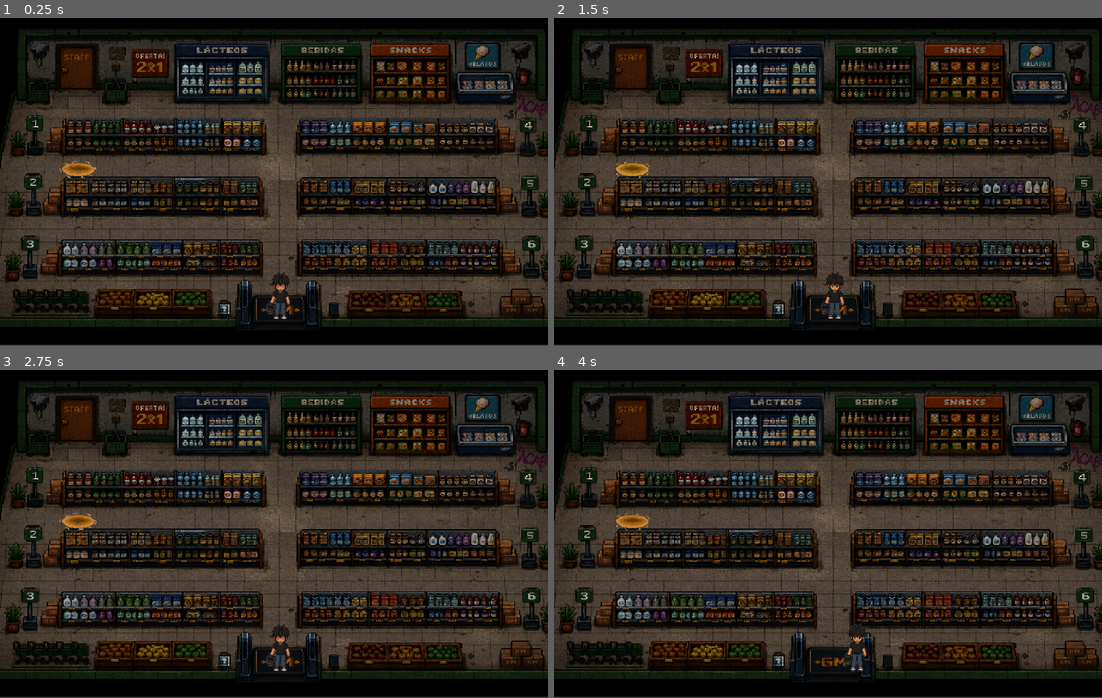
Above: before the commit, frames 1-4 (two rows, left to right).
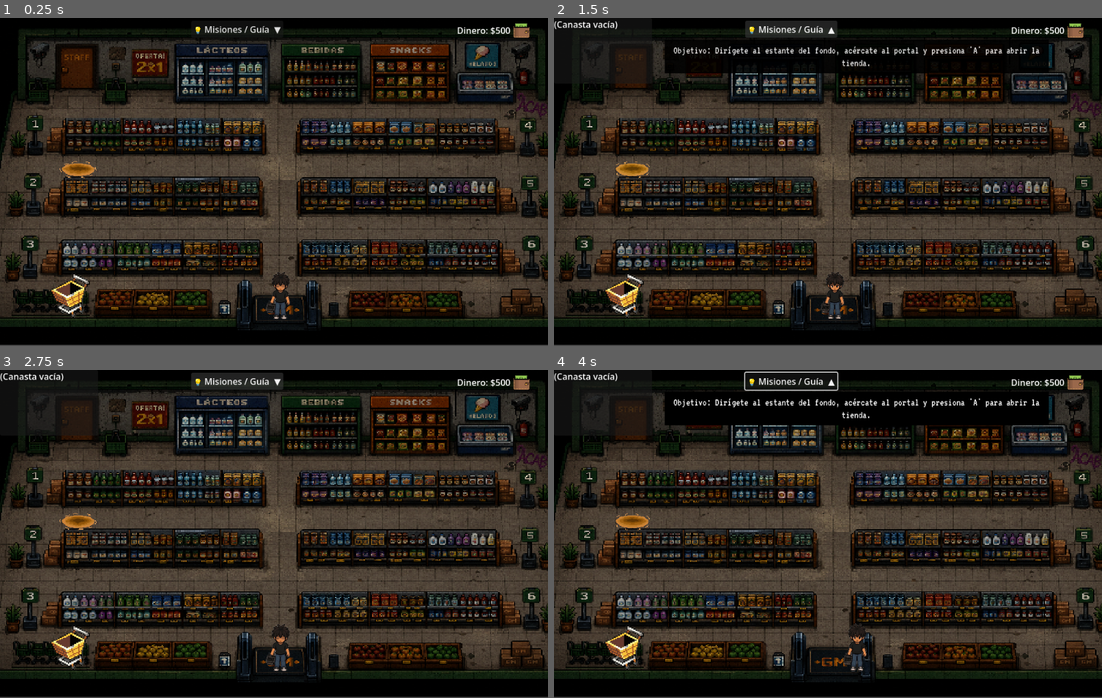
Above: after the commit, the same moments.

Repository: Aldair-Canul/Facultad-de-Ingenieria---Fora-de-Lugar
Game: Godot game, scene res://Scenes/Escena_mercado/mercado.tscn
The game is run twice, just before and just after one commit, with the same random seed, the same clock (stepped at 60 frames per second) and the same inputs. This scene is started directly instead of the project's main scene.
Inputs (mouse positions are in pixels of both pictures, inside the frame that each line leads up to):
- Up to frame 1 (0.25 s): no input
- Up to frame 2 (1.5 s): click (625, 293) at 0.52 s; click (789, 27) at 1.25 s, where only the run after the commit has a clickable "💡 Misiones / Guía ▼"
- Up to frame 3 (2.75 s): click (235, 379) at 2 s, where only the run after the commit has a clickable "💡 Misiones / Guía ▲"
- Up to frame 4 (4 s): tap Enter at 2.75 s; move the mouse to (948, 517) at 2.77 s; hold Right (ui_right) 2.78-3.5 s; tap A (Interactuar) at 2.85, 3.5 s; click (948, 517) at 2.92 s; drag from (718, 550) to (800, 599) at 3.52 s

The runs differ from the first frame. In frame 1, 0.9% of the frame differs, in the area x 9-97%, y 1-92%; in frame 2, 6.8%, in the area x 0-97%, y 0-92%; in frame 3, 1.8%; in frame 4, 6.6%.

Commit message:
:white_check_mark: feat: Escena del super mejorada

Diff:
--- a/Proyecto-Infomatrix/Godot-Engine/Datosjugador.gd
+++ b/Proyecto-Infomatrix/Godot-Engine/Datosjugador.gd
@@ -29,3 +29,14 @@
 	else:
 		print("¡Dinero insuficiente para comprar ", nombre, "!")
 		return false
+#funcion para el reembolso
+func eliminar_producto(indice: int) -> void:
+	if indice >= 0 and indice < canasta.size():
+		var producto = canasta[indice]
+		dinero += producto["precio"] # Devuelve el dinero
+		canasta.remove_at(indice)    # Lo saca de la lista
+
+		# Avisa a la interfaz para que se redibuje
+		inventario_actualizado.emit()
+		dinero_cambiado.emit(dinero)
+		print("Eliminado: ", producto["nombre"], " | Reembolsado: $", producto["precio"])
--- /dev/null
+++ b/Proyecto-Infomatrix/Godot-Engine/Scenes/Escena_mercado/hud.gd
@@ -0,0 +1,55 @@
+extends CanvasLayer
+
+@onready var label_dinero: Label = $ContenedorDinero/LabelDinero
+@onready var boton_canasta: TextureButton = $Canasta/BotonCanasta # Cambia a Button si usas un Button normal
+@onready var panel_desplegable: PanelContainer = $Canasta/PanelDesplegable
+@onready var lista_productos: VBoxContainer = $Canasta/PanelDesplegable/ScrollCanasta/ListaProductos
+
+func _ready() -> void:
+	# Conectamos el botón para abrir/cerrar la canasta
+	boton_canasta.pressed.connect(_on_boton_canasta_pressed)
+
+	# Conectamos señales globales
+	DatosJugador.dinero_cambiado.connect(actualizar_dinero)
+	DatosJugador.inventario_actualizado.connect(actualizar_canasta)
+
+	# Cargamos datos
+	actualizar_dinero(DatosJugador.dinero)
+	actualizar_canasta()
+
+func _on_boton_canasta_pressed() -> void:
+	panel_desplegable.visible = not panel_desplegable.visible
+
+func actualizar_dinero(monto: int) -> void:
+	label_dinero.text = "Dinero: $" + str(monto)
+
+# --- CANASTA SOLO LECTURA EN MERCADO ---
+func actualizar_canasta() -> void:
+	for hijo in lista_productos.get_children():
+		hijo.queue_free()
+
+	if DatosJugador.canasta.size() == 0:
+		var label_vacio = Label.new()
+		label_vacio.text = "(Canasta vacía)"
+		lista_productos.add_child(label_vacio)
+	else:
+		for item in DatosJugador.canasta:
+			var fila = HBoxContainer.new()
+
+			# Miniatura del producto
+			var img_mini = TextureRect.new()
+			if item["imagen"] != "" and ResourceLoader.exists(item["imagen"]):
+				img_mini.texture = load(item["imagen"])
+			img_mini.expand_mode = TextureRect.EXPAND_IGNORE_SIZE
+			img_mini.stretch_mode = TextureRect.STRETCH_KEEP_ASPECT_CENTERED
+			img_mini.custom_minimum_size = Vector2(24, 24)
+
+			# Nombre y Precio
+			var label = Label.new()
+			label.text = item["nombre"] + " ($" + str(item["precio"]) + ")"
+
+			fila.add_child(img_mini)
+			fila.add_child(label)
+
+			# Se agrega a la lista sin botón de borrar
+			lista_productos.add_child(fila)
--- a/Proyecto-Infomatrix/Godot-Engine/Scenes/Escena_mercado/mercado.tscn
+++ b/Proyecto-Infomatrix/Godot-Engine/Scenes/Escena_mercado/mercado.tscn
@@ -20,6 +20,11 @@
 [ext_resource type="Texture2D" uid="uid://cxqhu6a3eytmw" path="res://Scenes/Escena_mercado/estantes separados/estante der 1.png" id="17_q4f38"]
 [ext_resource type="Script" uid="uid://cnnlq4hhc8aet" path="res://Scenes/Escena_mercado/portalproductos.gd" id="19_q4f38"]
 [ext_resource type="Texture2D" uid="uid://bbw0ttr0eb0k8" path="res://Scenes/Escena_mercado/portal/PORTAL ORANGE-Sheet.png" id="20_vvdo1"]
+[ext_resource type="Script" uid="uid://d2ly4446061ju" path="res://Scenes/Escena_mercado/hud.gd" id="21_bfjkj"]
+[ext_resource type="Texture2D" uid="uid://cibqmnjlv17ys" path="res://Scenes/Escena_mercado/estantes separados/billetera.png" id="22_ncc65"]
+[ext_resource type="Texture2D" uid="uid://bw14hjti0e2hy" path="res://Scenes/Escena_mercado/estantes separados/canasta.png" id="23_mdqnm"]
+[ext_resource type="Script" uid="uid://g6a5tcgqxyob" path="res://Scenes/Escena_mercado/panel_guia.gd" id="24_yp0uw"]
+[ext_resource type="FontFile" uid="uid://ccihyy6esa7v3" path="res://Scenes/Escena_mercado/estantes separados/VT323-Regular.ttf" id="25_pblot"]
 
 [sub_resource type="SegmentShape2D" id="SegmentShape2D_r3aqs"]
 a = Vector2(94, 150)
@@ -362,6 +367,9 @@
 "name": &"portal",
 "speed": 10.0
 }]
+
+[sub_resource type="StyleBoxFlat" id="StyleBoxFlat_1k6la"]
+bg_color = Color(0, 0, 0, 1)
 
 [node name="Mercado" type="Node2D" unique_id=1691399105]
 
@@ -625,4 +633,83 @@
 autoplay = "portal"
 frame_progress = 0.11200671
 
-[node name="CanvasLayer2" type="CanvasLayer" parent="." unique_id=1871665865]
+[node name="HUD" type="CanvasLayer" parent="." unique_id=1871665865]
+script = ExtResource("21_bfjkj")
+
+[node name="ContenedorDinero" type="HBoxContainer" parent="HUD" unique_id=624124639]
+offset_left = 834.0
+offset_top = 3.0
+offset_right = 964.0
+offset_bottom = 43.0
+
+[node name="LabelDinero" type="Label" parent="HUD/ContenedorDinero" unique_id=1898544937]
+layout_mode = 2
+text = "Dinero:$500"
+
+[node name="IconoBilletera" type="TextureRect" parent="HUD/ContenedorDinero" unique_id=301757411]
+custom_minimum_size = Vector2(32, 32)
+layout_mode = 2
+texture = ExtResource("22_ncc65")
+expand_mode = 1
+stretch_mode = 5
+
+[node name="Canasta" type="Control" parent="HUD" unique_id=543975489]
+layout_mode = 3
+anchors_preset = 0
+offset_right = 40.0
+offset_bottom = 40.0
+
+[node name="BotonCanasta" type="TextureButton" parent="HUD/Canasta" unique_id=664540687]
+custom_minimum_size = Vector2(32, 32)
+layout_mode = 0
+offset_left = 76.0
+offset_top = 453.0
+offset_right = 185.0
+offset_bottom = 552.0
+texture_normal = ExtResource("23_mdqnm")
+ignore_texture_size = true
+stretch_mode = 5
+
+[node name="PanelDesplegable" type="PanelContainer" parent="HUD/Canasta" unique_id=1039429860]
+visible = false
+layout_mode = 0
+offset_right = 179.0
+offset_bottom = 120.0
+
+[node name="ScrollCanasta" type="ScrollContainer" parent="HUD/Canasta/PanelDesplegable" unique_id=1414113438]
+custom_minimum_size = Vector2(179, 120)
+layout_mode = 2
+
+[node name="ListaProductos" type="VBoxContainer" parent="HUD/Canasta/PanelDesplegable/ScrollCanasta" unique_id=1923506106]
+layout_mode = 2
+
+[node name="PanelGuia" type="VBoxContainer" parent="HUD" unique_id=927296922 node_paths=PackedStringArray("boton_desplegar", "contenido_guia")]
+offset_left = 349.0
+offset_top = 5.0
+offset_right = 389.0
+offset_bottom = 45.0
+script = ExtResource("24_yp0uw")
+boton_desplegar = NodePath("BotonDesplegar")
+contenido_guia = NodePath("BotonDesplegar/ContenidoGuia")
+
+[node name="BotonDesplegar" type="Button" parent="HUD/PanelGuia" unique_id=281313594]
+layout_mode = 2
+
+[node name="ContenidoGuia" type="PanelContainer" parent="HUD/PanelGuia/BotonDesplegar" unique_id=1534932875]
+visible = false
+clip_children = 2
+layout_mode = 0
+offset_left = -147.0
+offset_top = 35.0
+offset_right = 554.0
+offset_bottom = 96.0
+theme_override_styles/panel = SubResource("StyleBoxFlat_1k6la")
+
+[node name="LabelTexto" type="Label" parent="HUD/PanelGuia/BotonDesplegar/ContenidoGuia" unique_id=989045252]
+custom_minimum_size = Vector2(200, 0)
+layout_mode = 2
+theme_override_fonts/font = ExtResource("25_pblot")
+theme_override_font_sizes/font_size = 19
+text = "Objetivo: Dirígete al estante del fondo, acércate al portal y presiona 'A' para abrir la tienda."
+horizontal_alignment = 1
+autowrap_mode = 3
--- /dev/null
+++ b/Proyecto-Infomatrix/Godot-Engine/Scenes/Escena_mercado/panel_guia.gd
@@ -0,0 +1,36 @@
+extends VBoxContainer
+
+@export var boton_desplegar: Button
+@export var contenido_guia: Control
+
+var esta_abierto: bool = false
+var tween: Tween
+
+func _ready() -> void:
+	if boton_desplegar:
+		boton_desplegar.pressed.connect(_alternar_guia)
+		boton_desplegar.text = "💡 Misiones / Guía  ▼"
+
+	if contenido_guia:
+		contenido_guia.visible = false
+		contenido_guia.modulate.a = 0.0
+
+func _alternar_guia() -> void:
+	if not contenido_guia or not boton_desplegar:
+		return
+
+	esta_abierto = not esta_abierto
+
+	if tween and tween.is_running():
+		tween.kill()
+
+	tween = create_tween().set_parallel(true).set_trans(Tween.TRANS_CUBIC).set_ease(Tween.EASE_OUT)
+
+	if esta_abierto:
+		contenido_guia.visible = true
+		boton_desplegar.text = "💡 Misiones / Guía  ▲"
+		tween.tween_property(contenido_guia, "modulate:a", 1.0, 0.3)
+	else:
+		boton_desplegar.text = "💡 Misiones / Guía  ▼"
+		tween.tween_property(contenido_guia, "modulate:a", 0.0, 0.2)
+		tween.chain().tween_callback(func(): contenido_guia.visible = false)
--- a/Proyecto-Infomatrix/Godot-Engine/Scenes/Escena_mercado/super compra.tscn
+++ b/Proyecto-Infomatrix/Godot-Engine/Scenes/Escena_mercado/super compra.tscn
@@ -5,6 +5,7 @@
 [ext_resource type="Texture2D" uid="uid://uixoxpr1dl0t" path="res://Scenes/escena super/background pasillo super .png" id="3_sm788"]
 [ext_resource type="Script" uid="uid://ddkbmrsrr5qqr" path="res://Scenes/Escena_mercado/ui_tienda.gd" id="4_sm788"]
 [ext_resource type="Texture2D" uid="uid://bw14hjti0e2hy" path="res://Scenes/Escena_mercado/estantes separados/canasta.png" id="5_yika6"]
+[ext_resource type="Texture2D" uid="uid://cibqmnjlv17ys" path="res://Scenes/Escena_mercado/estantes separados/billetera.png" id="6_sdaft"]
 [ext_resource type="AudioStream" uid="uid://cr81osuggbh0a" path="res://sounds/musica compras en estantes.mp3" id="6_yika6"]
 
 [sub_resource type="AtlasTexture" id="AtlasTexture_wkvba"]
@@ -93,13 +94,6 @@
 [node name="UI Tienda" type="CanvasLayer" parent="." unique_id=1769688611]
 script = ExtResource("4_sm788")
 
-[node name="Labeldinero" type="Label" parent="UI Tienda" unique_id=1577288070]
-offset_left = 873.0
-offset_top = 21.0
-offset_right = 971.0
-offset_bottom = 44.0
-text = "Dinero: $500"
-
 [node name="canasta" type="Control" parent="UI Tienda" unique_id=290602436]
 layout_mode = 3
 anchors_preset = 0
@@ -154,6 +148,23 @@
 offset_bottom = 570.0
 text = "Boton regresar a los estantes."
 
+[node name="ContenedorDinero" type="HBoxContainer" parent="UI Tienda" unique_id=1321547245]
+offset_left = 819.0
+offset_top = 6.0
+offset_right = 956.0
+offset_bottom = 46.0
+
+[node name="IconoBilletera" type="TextureRect" parent="UI Tienda/ContenedorDinero" unique_id=912206831]
+custom_minimum_size = Vector2(35, 35)
+layout_mode = 2
+texture = ExtResource("6_sdaft")
+expand_mode = 1
+stretch_mode = 5
+
+[node name="Labeldinero" type="Label" parent="UI Tienda/ContenedorDinero" unique_id=1577288070]
+layout_mode = 2
+text = "Dinero: $500"
+
 [node name="AudioStreamPlayer2D" type="AudioStreamPlayer2D" parent="." unique_id=206712554]
 stream = ExtResource("6_yika6")
 autoplay = true
--- a/Proyecto-Infomatrix/Godot-Engine/Scenes/Escena_mercado/ui_tienda.gd
+++ b/Proyecto-Infomatrix/Godot-Engine/Scenes/Escena_mercado/ui_tienda.gd
@@ -1,86 +1,37 @@
 extends CanvasLayer
 
-# --- RUTAS DE NODOS CORREGIDAS SEGÚN TU ÁRBOL ---
-@onready var label_dinero: Label = $Labeldinero
+@onready var label_dinero: Label = $ContenedorDinero/Labeldinero
 @onready var boton_canasta: TextureButton = $canasta/BotonCanasta
 @onready var panel_desplegable: PanelContainer = $canasta/PanelDesplegable
 @onready var lista_productos: VBoxContainer = $canasta/PanelDesplegable/ScrollCanasta/ListaProductos
-@onready var contenedor_tienda: HBoxContainer = $ScrollTienda/ListadeCompras
-@onready var boton_salir: Button = $BotonSalir
-# --- RUTA BASE DE TUS ASSETS ---
+@onready var contenedor_tienda: Container = $ScrollTienda/ListadeCompras
+@onready var boton_salir: Button = $BotonSalir # <-- 1. REFERENCIA AL BOTÓN AGREGADA
+
 const RUTA_ASSETS: String = "res://Scenes/escena super/assets objetos compras super/"
 
-# --- CATÁLOGO CON SUS NOMBRES DE ARCHIVO EXACTOS ---
 var catalogo: Array = [
-	# 1. PAPEL
-	{
-		"nombre": "Papel Triple Hoja",
-		"precio": 45,
-		"imagen": RUTA_ASSETS + "papel_premium_triple_hoja.png"
-	},
-	# 2. PASTAS
-	{
-		"nombre": "Pasta Codito",
-		"precio": 12,
-		"imagen": RUTA_ASSETS + "pasta_economica_codito.png"
-	},
-	{
-		"nombre": "Pasta Spaghetti",
-		"precio": 18,
-		"imagen": RUTA_ASSETS + "pasta_normal_spaghetti.png"
-	},
-	{
-		"nombre": "Pasta Integral",
-		"precio": 25,
-		"imagen": RUTA_ASSETS + "pasta_premium_integral.png"
-	},
-	# 3. ACEITES
-	{
-		"nombre": "Aceite Vegetal",
-		"precio": 32,
-		"imagen": RUTA_ASSETS + "aceite_economico_vegetal.png"
-	},
-	{
-		"nombre": "Aceite Puro",
-		"precio": 48,
-		"imagen": RUTA_ASSETS + "aceite_normal_puro.png"
-	},
-	{
-		"nombre": "Aceite de Oliva",
-		"precio": 75,
-		"imagen": RUTA_ASSETS + "aceite_premium_oliva.png"
-	},
-	# 4. ARROCES
-	{
-		"nombre": "Arroz Súper Extra",
-		"precio": 16,
-		"imagen": RUTA_ASSETS + "arroz_economico_super_extra.png"
-	},
-	{
-		"nombre": "Arroz Extra",
-		"precio": 24,
-		"imagen": RUTA_ASSETS + "arroz_normal_extra.png"
-	},
-	{
-		"nombre": "Arroz Premium",
-		"precio": 38,
-		"imagen": RUTA_ASSETS + "arroz_premium.png"
-	}
+	{"nombre": "Papel Triple Hoja", "precio": 45, "imagen": RUTA_ASSETS + "papel_premium_triple_hoja.png"},
+	{"nombre": "Pasta Codito", "precio": 12, "imagen": RUTA_ASSETS + "pasta_economica_codito.png"},
+	{"nombre": "Pasta Spaghetti", "precio": 18, "imagen": RUTA_ASSETS + "pasta_normal_spaghetti.png"},
+	{"nombre": "Pasta Integral", "precio": 25, "imagen": RUTA_ASSETS + "pasta_premium_integral.png"},
+	{"nombre": "Aceite Vegetal", "precio": 32, "imagen": RUTA_ASSETS + "aceite_economico_vegetal.png"},
+	{"nombre": "Aceite Puro", "precio": 48, "imagen": RUTA_ASSETS + "aceite_normal_puro.png"},
+	{"nombre": "Aceite de Oliva", "precio": 75, "imagen": RUTA_ASSETS + "aceite_premium_oliva.png"},
+	{"nombre": "Arroz Súper Extra", "precio": 16, "imagen": RUTA_ASSETS + "arroz_economico_super_extra.png"},
+	{"nombre": "Arroz Extra", "precio": 24, "imagen": RUTA_ASSETS + "arroz_normal_extra.png"},
+	{"nombre": "Arroz Premium", "precio": 38, "imagen": RUTA_ASSETS + "arroz_premium.png"}
 ]
 
 func _ready() -> void:
+	boton_salir.pressed.connect(_on_boton_salir_pressed) # <-- 2. CONEXIÓN DE SEÑAL AGREGADA
 	boton_canasta.pressed.connect(_on_boton_canasta_pressed)
-	boton_salir.pressed.connect(_on_boton_salir_pressed)
+
 	DatosJugador.inventario_actualizado.connect(actualizar_canasta)
 	DatosJugador.dinero_cambiado.connect(actualizar_dinero)
 
 	actualizar_dinero(DatosJugador.dinero)
 	generar_tienda_dinamica()
 	actualizar_canasta()
-
-func _on_boton_salir_pressed() -> void:
-	# Ajusta la ruta a la ubicación exacta de tu escena de mercado
-	get_tree().change_scene_to_file("res://Scenes/Escena_mercado/mercado.tscn")
 
 func _on_boton_canasta_pressed() -> void:
 	panel_desplegable.visible = not panel_desplegable.visible
@@ -97,23 +48,18 @@
 		var vbox = VBoxContainer.new()
 		vbox.alignment = BoxContainer.ALIGNMENT_CENTER
 
-		# Imagen del Producto
 		var tex = TextureRect.new()
 		if ResourceLoader.exists(prod["imagen"]):
 			tex.texture = load(prod["imagen"])
-		else:
-			print("ADVERTENCIA: No se encontró la imagen en ", prod["imagen"])
 
 		tex.expand_mode = TextureRect.EXPAND_IGNORE_SIZE
 		tex.stretch_mode = TextureRect.STRETCH_KEEP_ASPECT_CENTERED
 		tex.custom_minimum_size = Vector2(64, 64)
 
-		# Texto
 		var label = Label.new()
 		label.text = prod["nombre"] + "\n$" + str(prod["precio"])
 		label.horizontal_alignment = HORIZONTAL_ALIGNMENT_CENTER
 
-		# Botón
 		var btn = Button.new()
 		btn.text = "Comprar"
 		btn.pressed.connect(_al_hacer_clic_comprar.bind(prod["nombre"], prod["precio"], prod["imagen"]))
@@ -128,6 +74,7 @@
 func _al_hacer_clic_comprar(nombre: String, precio: int, imagen: String) -> void:
 	DatosJugador.comprar_producto(nombre, precio, imagen)
 
+# --- CANASTA INTERACTIVA (CON BOTÓN ELIMINAR) ---
 func actualizar_canasta() -> void:
 	for hijo in lista_productos.get_children():
 		hijo.queue_free()
@@ -137,9 +84,11 @@
 		label_vacio.text = "(Canasta vacía)"
 		lista_productos.add_child(label_vacio)
 	else:
-		for item in DatosJugador.canasta:
+		for i in range(DatosJugador.canasta.size()):
+			var item = DatosJugador.canasta[i]
 			var fila = HBoxContainer.new()
 
+			# Miniatura
 			var img_mini = TextureRect.new()
 			if item["imagen"] != "" and ResourceLoader.exists(item["imagen"]):
 				img_mini.texture = load(item["imagen"])
@@ -147,9 +96,23 @@
 			img_mini.stretch_mode = TextureRect.STRETCH_KEEP_ASPECT_CENTERED
 			img_mini.custom_minimum_size = Vector2(24, 24)
 
+			# Texto
 			var label = Label.new()
 			label.text = item["nombre"] + " ($" + str(item["precio"]) + ")"
+			label.size_flags_horizontal = Control.SIZE_EXPAND_FILL
+
+			# BOTÓN PARA ELIMINAR/DEVOLVER PRODUCTO
+			var btn_eliminar = Button.new()
+			btn_eliminar.text = " X "
+			btn_eliminar.pressed.connect(_al_eliminar_producto.bind(i))
 
 			fila.add_child(img_mini)
 			fila.add_child(label)
+			fila.add_child(btn_eliminar)
 			lista_productos.add_child(fila)
+
+func _al_eliminar_producto(indice: int) -> void:
+	DatosJugador.eliminar_producto(indice)
+
+func _on_boton_salir_pressed() -> void:
+	get_tree().change_scene_to_file("res://Scenes/Escena_mercado/mercado.tscn")
Binary file added: Proyecto-Infomatrix/Godot-Engine/Scenes/Escena_mercado/estantes separados/VT323-Regular.ttf
Binary file added: Proyecto-Infomatrix/Godot-Engine/Scenes/Escena_mercado/estantes separados/billetera.png
Not shown, added: Proyecto-Infomatrix/Godot-Engine/Scenes/Escena_mercado/hud.gd.uid
Not shown, added: Proyecto-Infomatrix/Godot-Engine/Scenes/Escena_mercado/panel_guia.gd.uid
